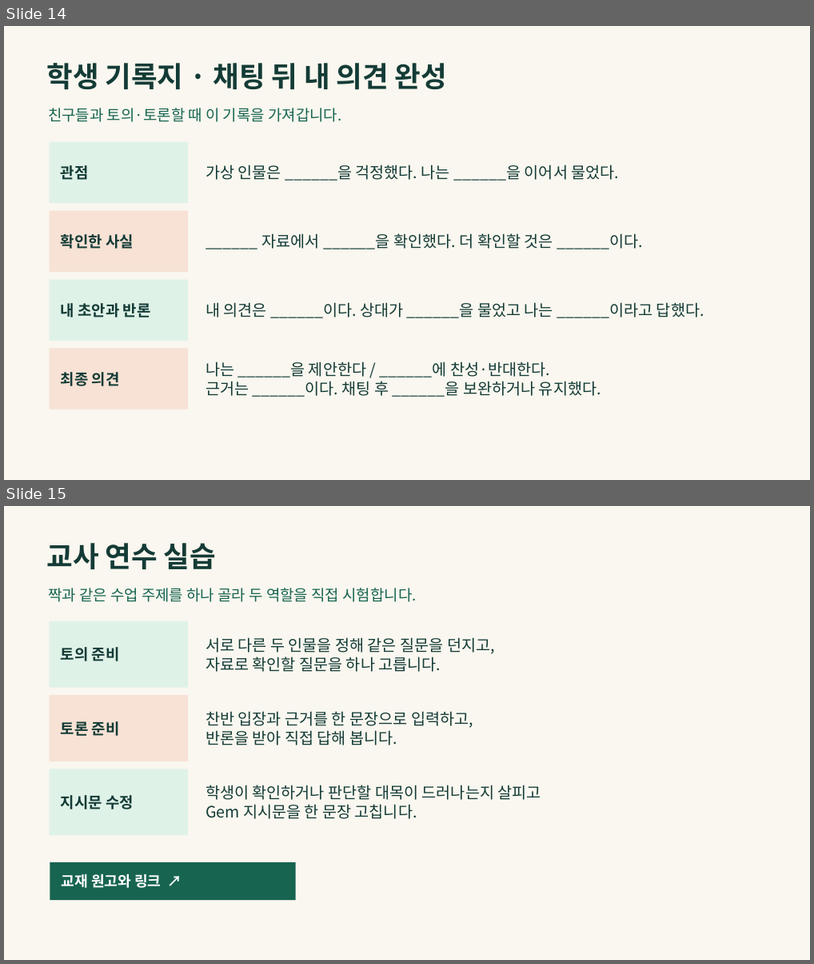
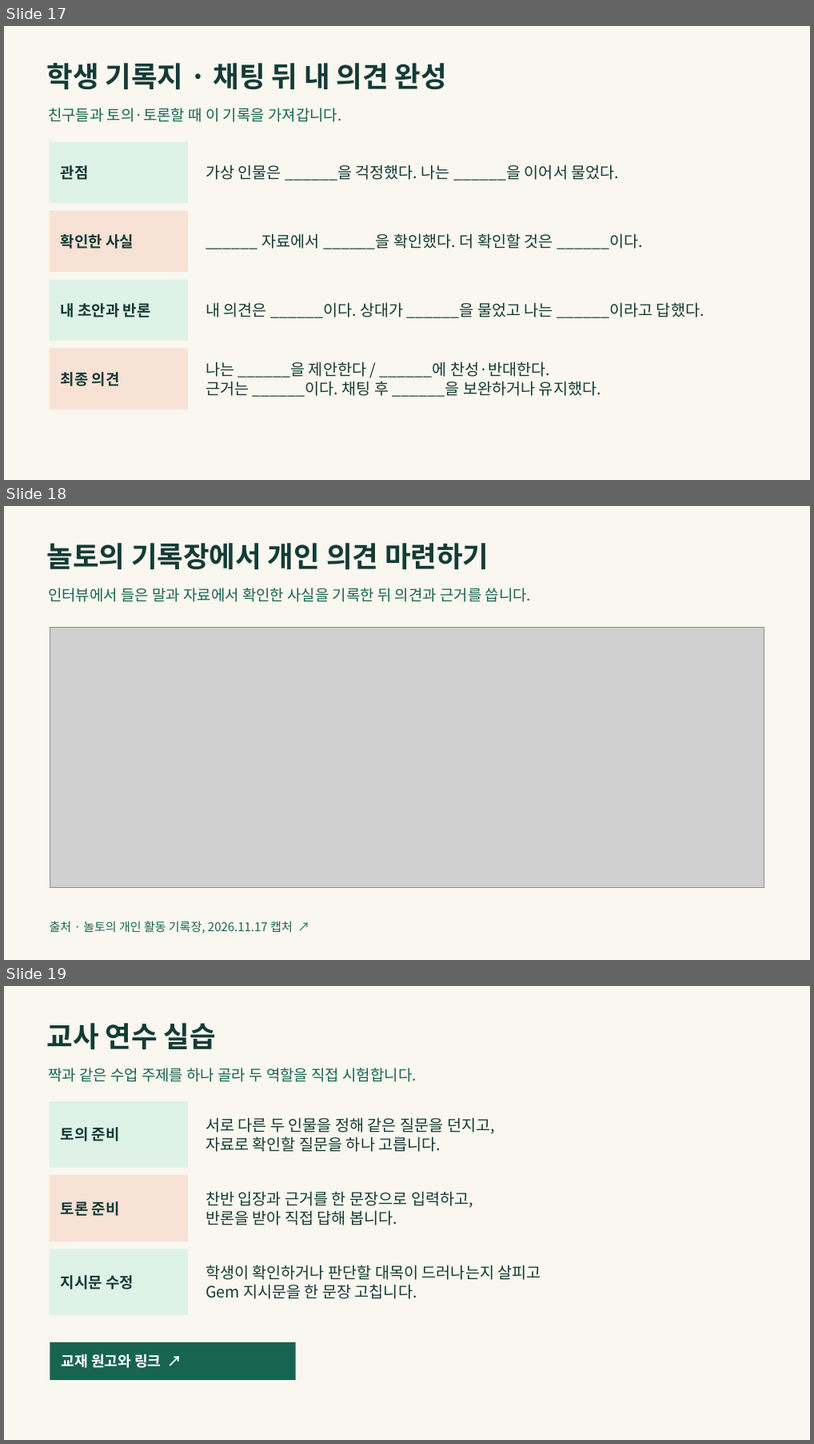
Before and after one commit to LUCKYBRIDGE/gemini-discussion, a slide deck: output/gemini-discussion.pptx. Shown one above the other, each under a label of ours: slides 14 and 15 before the commit, slides 17, 18 and 19 after it. The pictures are 814x964 and 814x1444 pixels, drawn with LibreOffice and Linux fonts; fonts in the diff are those of the drawing; grey boxes stand for pictures. Boxes give left, top, right and bottom in pixels: in the first picture for what was removed or moved away, otherwise in the second. Text is boxed around its words. In the diff, an @@ line names an element or a change of style, - is before the commit and + after.

```diff
--- a/output/gemini-discussion.pptx
+++ b/output/gemini-discussion.pptx
@@ slide 18 added at [4,506,810,960], background #F9F7EF @@
@@ text added at [47,543,489,570], 33.8 pt, text #143B36, bold @@
+놀토의 기록장에서 개인 의견 마련하기
@@ text added at [48,588,531,602], 18 pt, text #176451 @@
+인터뷰에서 들은 말과 자료에서 확인한 사실을 기록한 뒤 의견과 근거를 씁니다.
@@ picture added at [50,628,765,888] @@
@@ text added at [50,920,293,933], 14.2 pt, text #176451 @@
+출처 · 놀토의 개인 활동 기록장, 2026.11.17 캡처 ↗
@@ what was slide 14 is now slide 17 @@
@@ what was slide 15 is now slide 19 @@
```
Also in this commit, not shown: 1 slide changed, 3 other slides added, 1 other file.
